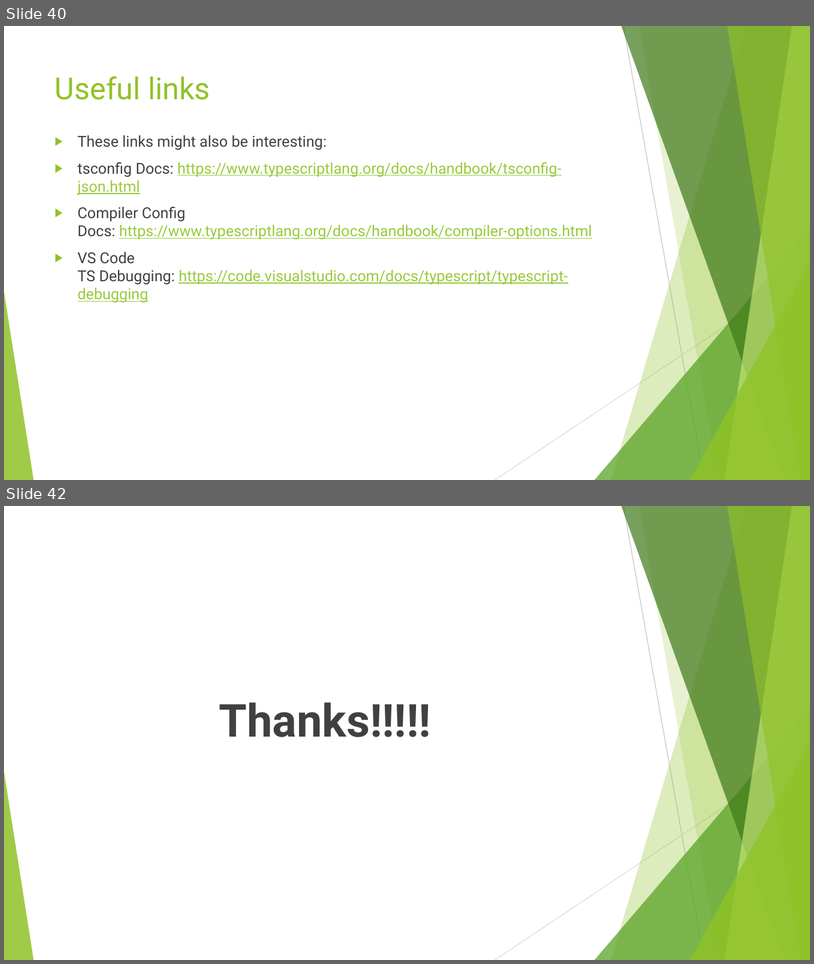
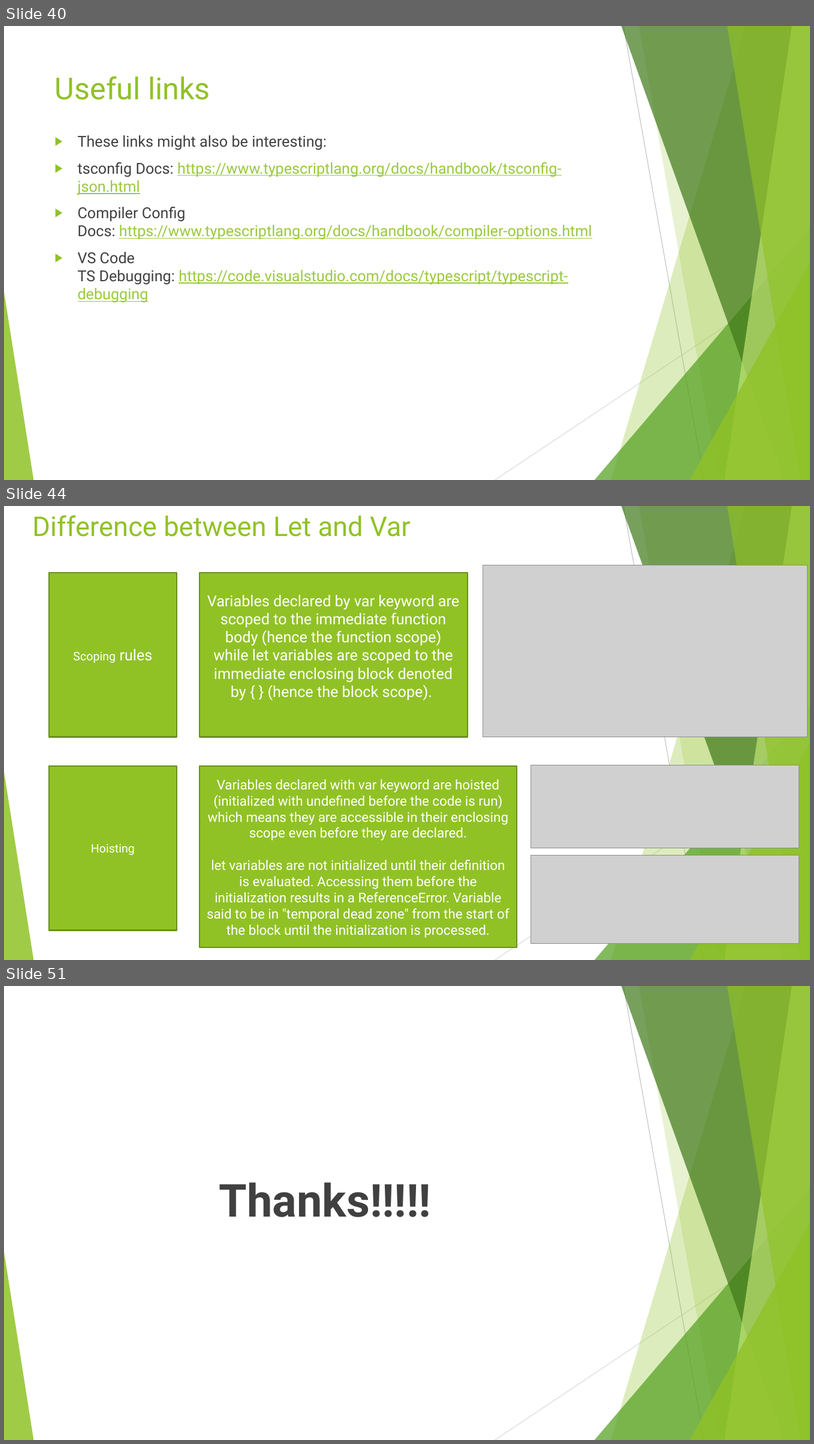
Before and after one commit to rudhrainfogain/TypeScript, a slide deck: PPT/TypeScriptv4.pptx. Shown one above the other, each under a label of ours: slides 40 and 42 before the commit, slides 40, 44 and 51 after it; the slides between them are not shown. The pictures are 814x964 and 814x1444 pixels, drawn with LibreOffice and Linux fonts; fonts in the diff are those of the drawing; grey boxes stand for pictures. Boxes give left, top, right and bottom in pixels: in the first picture for what was removed or moved away, otherwise in the second. Text is boxed around its words. In the diff, an @@ line names an element or a change of style, - is before the commit and + after.

```diff
--- a/PPT/TypeScriptv4.pptx
+++ b/PPT/TypeScriptv4.pptx
@@ slide 44 added at (4,506,810,960), background #FFFFFF; not listed: 10 template elements that a slide beside it also shows @@
@@ title added at (32,515,411,537), 32.4 pt, text #90C226 @@
+Difference between Let and Var
@@ rectangle added at (49,573,177,736), fill #90C226, outline #6B901C 1.5 pt, 14 pt, text #FFFFFF @@
+Scoping rules
@@ rectangle added at (200,573,468,736), fill #90C226, outline #6B901C 1.5 pt, 18 pt, text #FFFFFF @@
+Variables declared by var keyword are scoped to the immediate function body (hence the function scope) while let variables are scoped to the immediate enclosing block denoted by { } (hence the block scope).
@@ picture added at (484,565,808,736) @@
@@ rectangle added at (49,766,177,930), fill #90C226, outline #6B901C 1.5 pt, 14 pt, text #FFFFFF @@
+Hoisting
@@ rectangle added at (200,766,517,948), fill #90C226, outline #6B901C 1.5 pt, 16 pt, text #FFFFFF @@
+Variables declared with var keyword are hoisted (initialized with undefined before the code is run) which means they are accessible in their enclosing scope even before they are declared.
+let variables are not initialized until their definition is evaluated. Accessing them before the initialization results in a ReferenceError. Variable said to be in "temporal dead zone" from the start of the block until the initialization is processed.
@@ picture added at (531,766,800,849) @@
@@ picture added at (531,855,800,943) @@
@@ what was slide 42 is now slide 51 @@
```
Also in this commit, not shown: 3 slides changed, 8 other slides added, 4 other files.
